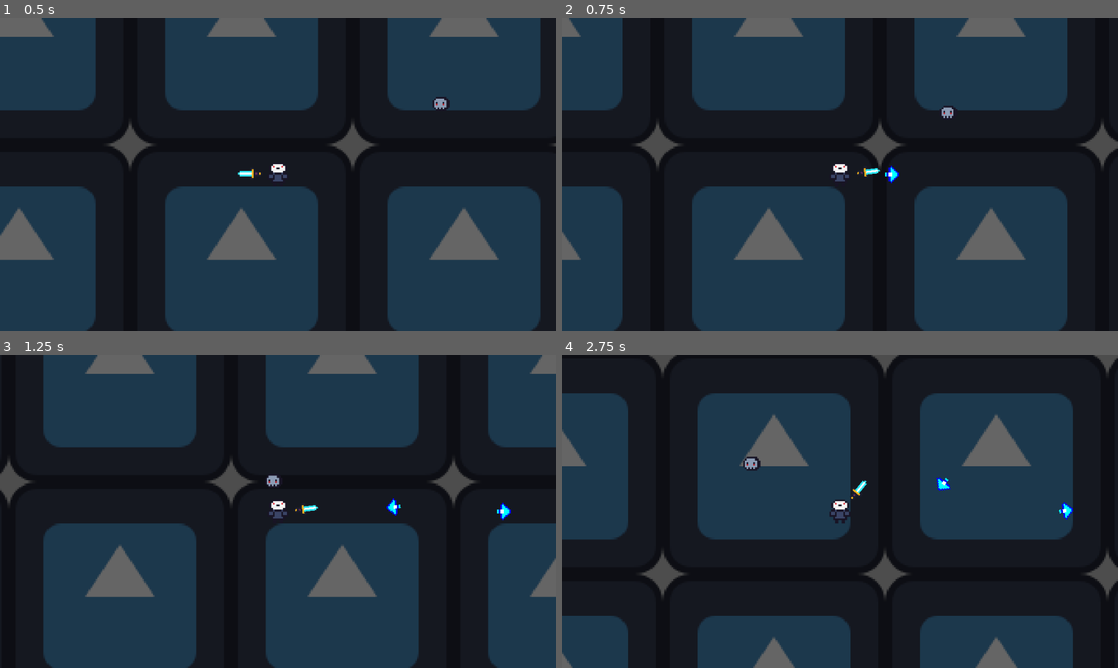
Above: before the commit, frames 1-4 (two rows, left to right).
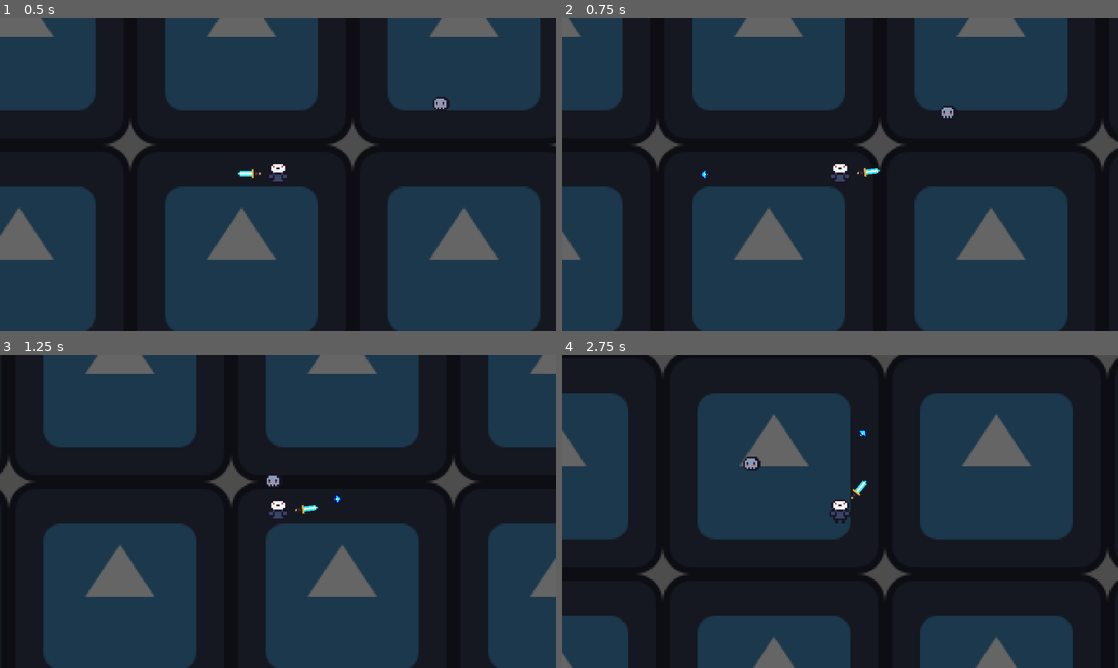
Above: after the commit, the same moments.

Repository: hanssantos02/the-under-forge
Game: Godot game, scene res://scenes/main.tscn
Two runs of this game, one before a commit and one after it. Both use one fixed random seed, a clock stepped at 60 frames per second and the inputs below. The engine's default icon, where the game draws it, is replaced by a stand-in: a white triangle on a blue panel in a dark square.
Inputs (mouse positions are in pixels of both pictures, inside the frame that each line leads up to):
- Up to frame 1 (0.5 s): no input
- Up to frame 2 (0.75 s): move the mouse to (962, 158) at 0.52 s; hold D (move_right) from 0.53 s (still down)
- Up to frame 3 (1.25 s): keep holding D (move_right)
- Up to frame 4 (2.75 s): move the mouse to (728, 527) at 1.27 s; release D (move_right) at 1.28 s; hold S (move_down) 1.28-2.03 s; move the mouse to (895, 442) at 2.02 s; hold D (move_right) from 2.03 s (still down)

Frame 1 is identical in both runs. In frame 2, 0.1% of the frame differs, in the area x 25-61%, y 47-53%; in frame 3, 0.2%, in the area x 60-92%, y 44-53%; in frame 4, 0.2%.

Commit message:
feat: create WeaponStats resource
feat: create WeaponStats custom resource architecture

Diff:
--- /dev/null
+++ b/resources/base_weapon.tres
@@ -0,0 +1,7 @@
+[gd_resource type="Resource" script_class="WeaponStats" format=3 uid="uid://befod76iap02p"]
+
+[ext_resource type="Script" uid="uid://baaqogbt1qbrw" path="res://scripts/weapon_stats.gd" id="1_v0odp"]
+
+[resource]
+script = ExtResource("1_v0odp")
+metadata/_custom_type_script = "uid://baaqogbt1qbrw"
--- a/scenes/projectile.tscn
+++ b/scenes/projectile.tscn
@@ -8,11 +8,12 @@
 height = 10.0
 
 [node name="Projectile" type="Area2D" unique_id=1462773201]
+scale = Vector2(0.5, 0.5)
 script = ExtResource("1_q3m7n")
 
 [node name="Sprite2D" type="Sprite2D" parent="." unique_id=2023488920]
 texture = ExtResource("1_c8fcr")
 
 [node name="CollisionShape2D" type="CollisionShape2D" parent="." unique_id=1483885130]
-position = Vector2(-2, 0)
+position = Vector2(2, 0)
 shape = SubResource("CapsuleShape2D_uu65c")
--- a/scripts/projectile.gd
+++ b/scripts/projectile.gd
@@ -2,7 +2,6 @@
 
 @export var speed: float = 300.0
 
-var direction: Vector2 = Vector2.RIGHT
 
 func _process(delta: float) -> void:
-	global_position += direction * speed * delta
+	global_position += transform.x * speed * delta
--- /dev/null
+++ b/scripts/weapon_stats.gd
@@ -0,0 +1,6 @@
+extends Resource
+class_name WeaponStats
+
+@export var damage: float = 10.0
+@export var fire_rate: float = 0.5
+@export var projectile_speed: float = 300.0
Not shown, added: scripts/weapon_stats.gd.uid
Binary file changed: sprites/projectile.png
